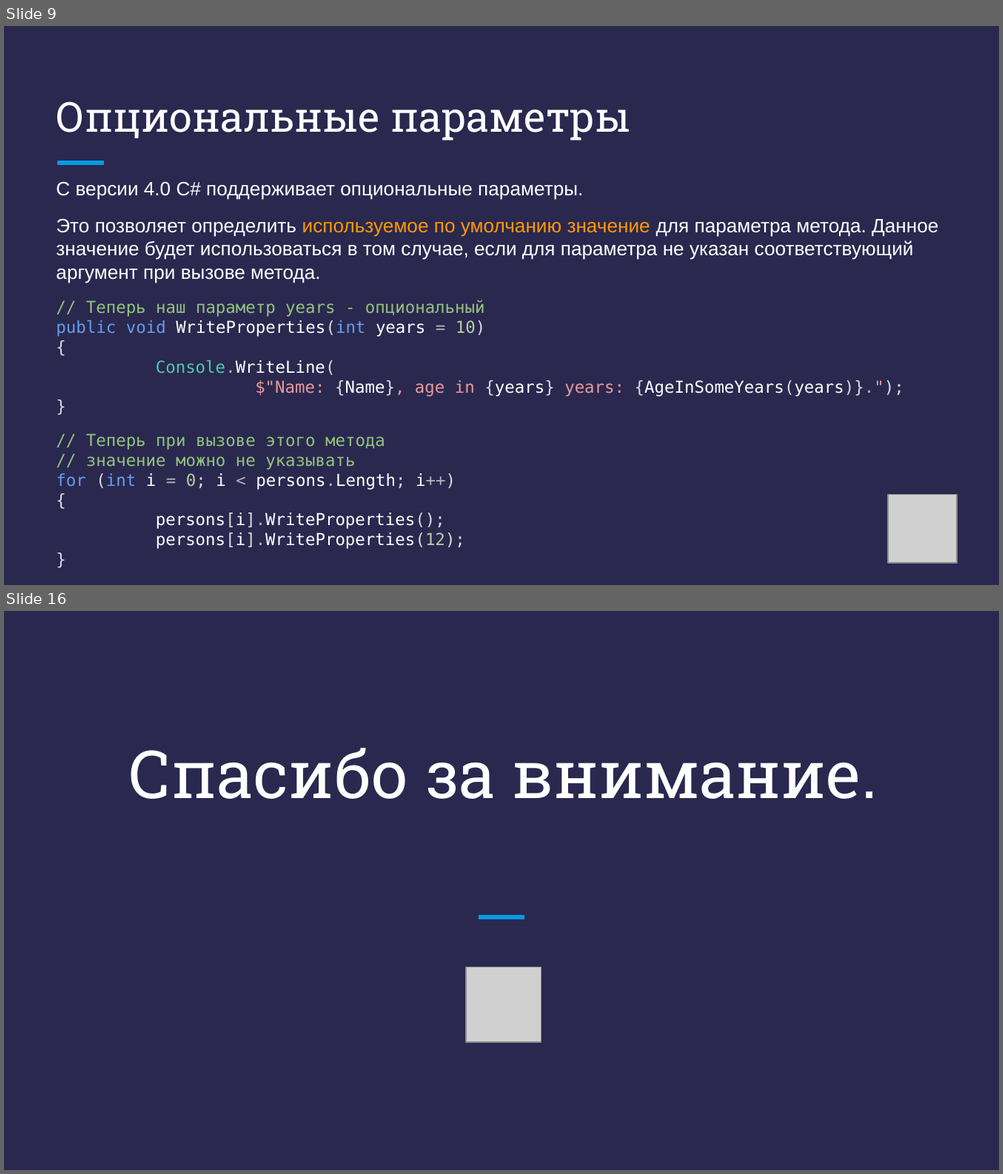
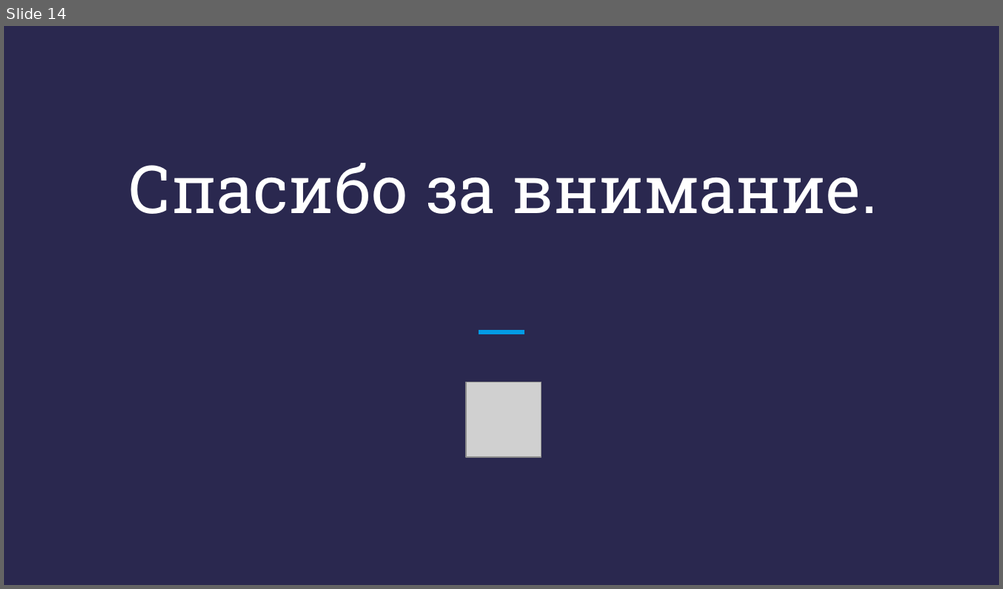
Before and after one commit to DenisKaVladimirovich/MyLessons, a slide deck: 11/Презентация - C# + .NET - Урок 11.pptx. Shown one above the other, each under a label of ours: slides 9 and 16 before the commit, slide 14 after it; the slides between them are not shown. The pictures are 1003x1174 and 1003x589 pixels, drawn with LibreOffice and Linux fonts; fonts in the diff are those of the drawing; grey boxes stand for pictures. Boxes give left, top, right and bottom in pixels: in the first picture for what was removed or moved away, otherwise in the second. Text is boxed around its words. In the diff, an @@ line names an element or a change of style, - is before the commit and + after.

```diff
--- a/11/Презентация - C# + .NET - Урок 11.pptx
+++ b/11/Презентация - C# + .NET - Урок 11.pptx
@@ slide 9 removed at <box>4,26,999,585</box>, background #2A284F @@
@@ title removed at <box>56,101,630,141</box> @@
-Опциональные параметры
@@ line removed from (58, 163) to (103, 163) @@
@@ text removed at <box>56,181,938,549</box> @@
-С версии 4.0 C# поддерживает опциональные параметры.
-Это позволяет определить используемое по умолчанию значение для параметра метода. Данное значение будет использоваться в том случае, если для параметра не указан соответствующий аргумент при вызове метода.
-// Теперь наш параметр years - опциональный
-public void WriteProperties(int years = 10)
-{
-Console.WriteLine(
-$"Name: {Name}, age in {years} years: {AgeInSomeYears(years)}.");
-}
-// Теперь при вызове этого метода
-// значение можно не указывать
-for (int i = 0; i < persons.Length; i++)
-{
-persons[i].WriteProperties();
-persons[i].WriteProperties(12);
-}
@@ picture removed at <box>887,494,956,563</box> @@
@@ what was slide 16 is now slide 14 @@
```
Also in this commit, not shown: 4 slides changed, 9 slides added, 10 other slides removed, 3 other files.
